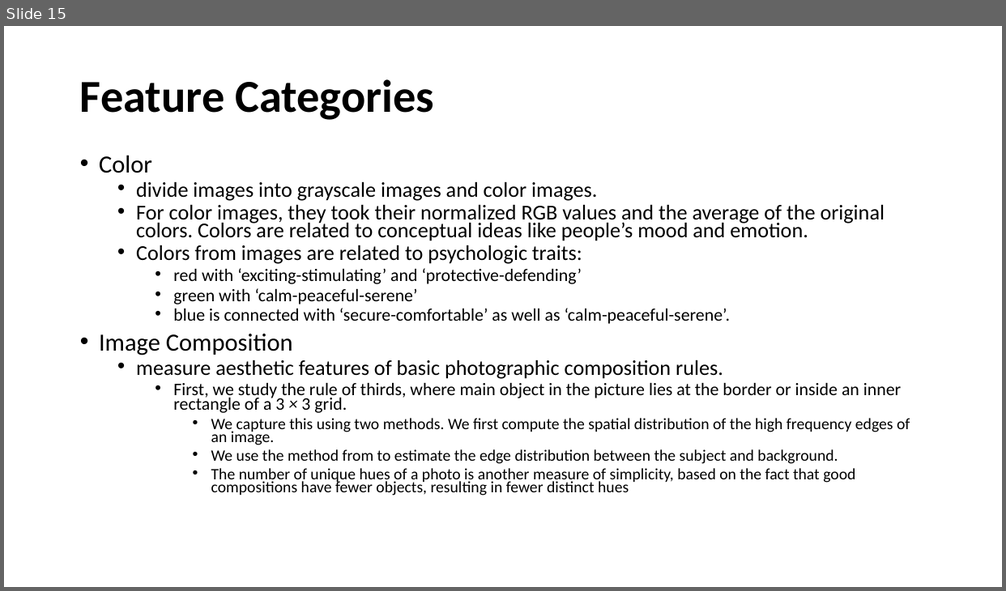
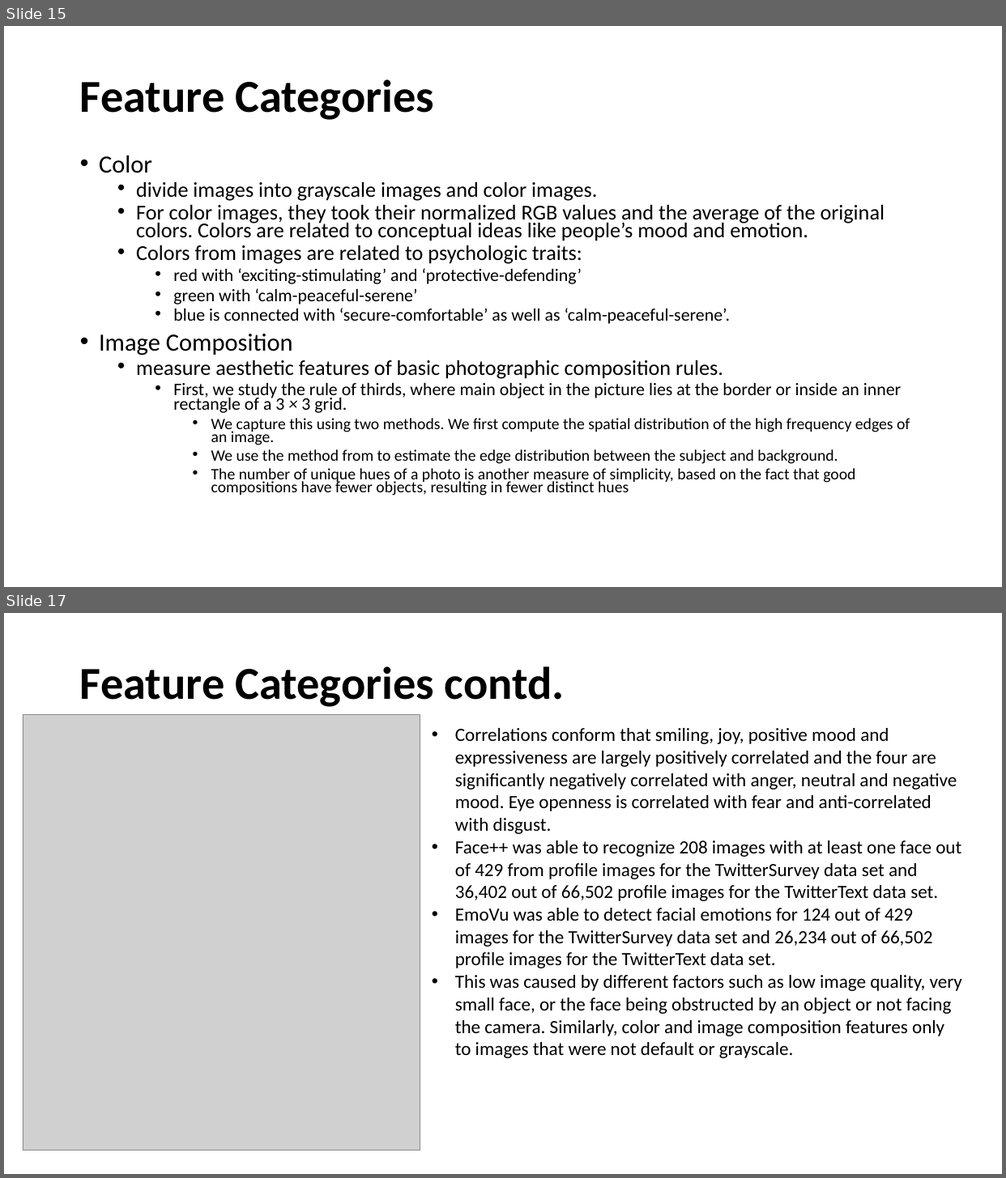
Before and after one commit to Sandhya-Bairi/USU-Assignments-and-Projects, a slide deck: CS 6675 - Advance Data Science/Practicum/Presentation.pptx. Shown one above the other, each under a label of ours: slide 15 before the commit, slides 15 and 17 after it; the slides between them are not shown. The pictures are 1006x591 and 1006x1178 pixels, drawn with LibreOffice and Linux fonts; fonts in the diff are those of the drawing; grey boxes stand for pictures. Boxes give left, top, right and bottom in pixels: in the first picture for what was removed or moved away, otherwise in the second. Text is boxed around its words. In the diff, an @@ line names an element or a change of style, - is before the commit and + after.

```diff
--- a/CS 6675 - Advance Data Science/Practicum/Presentation.pptx
+++ b/CS 6675 - Advance Data Science/Practicum/Presentation.pptx
@@ slide 17 added at <box>4,613,1002,1174</box>, background #FFFFFF @@
@@ title added at <box>80,666,565,707</box>, 44 pt, text #000000, bold @@
+Feature Categories contd.
@@ picture added at <box>23,715,420,1151</box> @@
@@ text added at <box>455,728,962,1059</box>, 18 pt, text #000000 @@
+• Correlations conform that smiling, joy, positive mood and expressiveness are largely positively correlated and the four are significantly negatively correlated with anger, neutral and negative mood. Eye openness is correlated with fear and anti-correlated with disgust.
+• Face++ was able to recognize 208 images with at least one face out of 429 from profile images for the TwitterSurvey data set and 36,402 out of 66,502 profile images for the TwitterText data set.
+• EmoVu was able to detect facial emotions for 124 out of 429 images for the TwitterSurvey data set and 26,234 out of 66,502 profile images for the TwitterText data set.
+• This was caused by different factors such as low image quality, very small face, or the face being obstructed by an object or not facing the camera. Similarly, color and image composition features only to images that were not default or grayscale.
```
Also in this commit, not shown: 2 slides changed, 7 other slides added, 32 other files.
